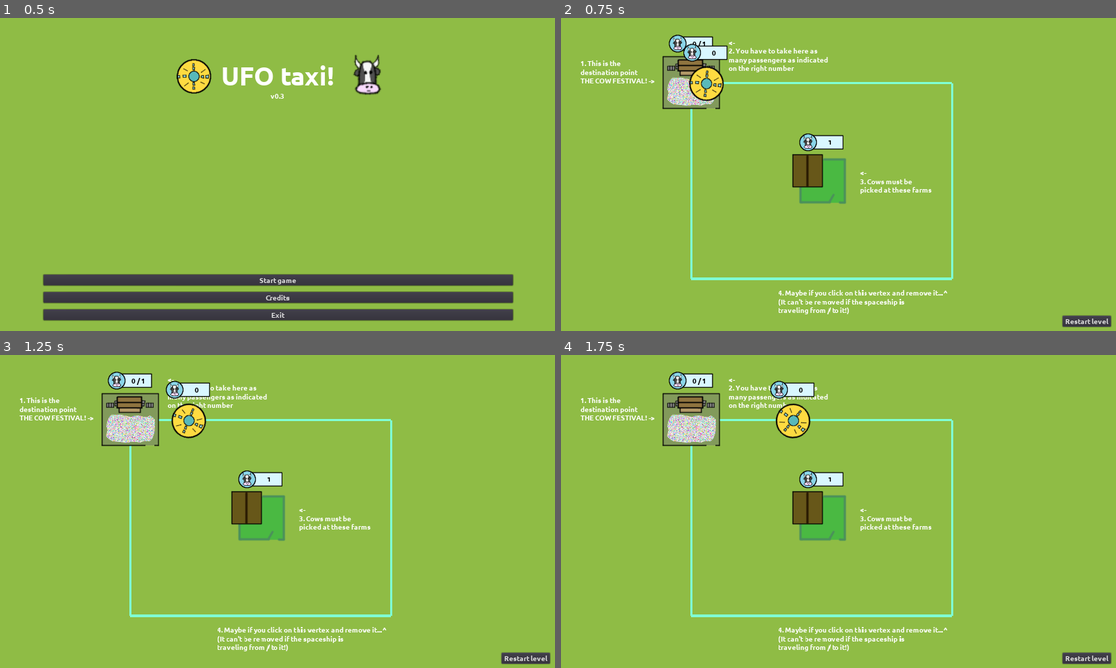
Above: before the commit, frames 1-4 (two rows, left to right).
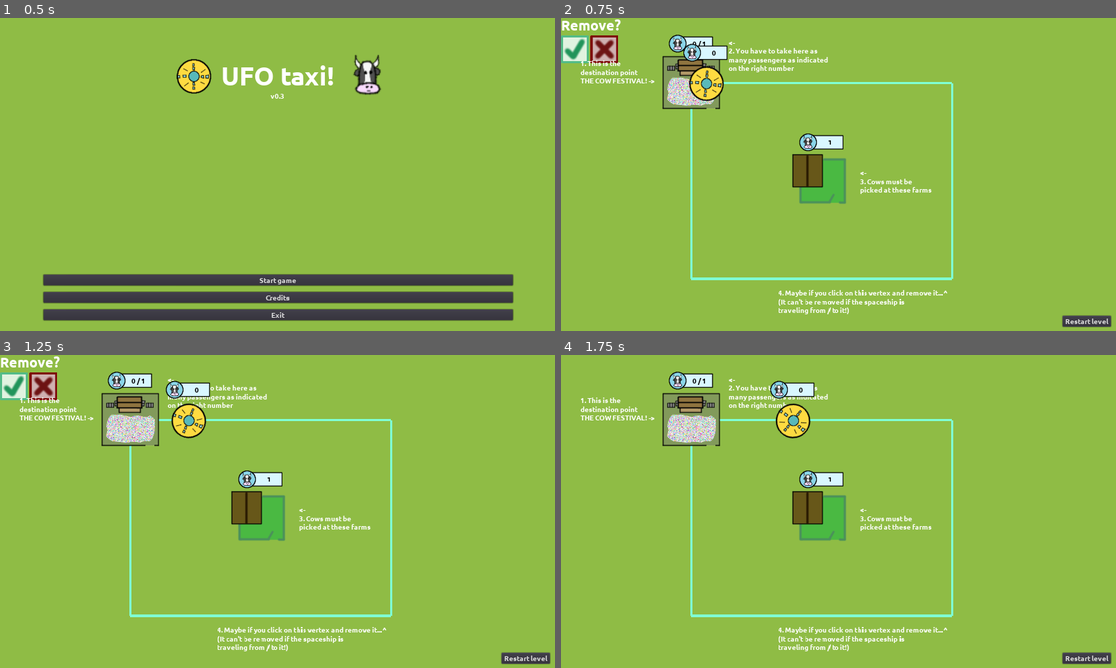
Above: after the commit, the same moments.

Repository: moisesjbc/ufo-taxi
Game: Godot game, scene res://menus/main_menu/main_menu.tscn
Same seed, same stepped clock (60 frames per second), same inputs: the game is played once before the commit and once after it.
Inputs (mouse positions are in pixels of both pictures, inside the frame that each line leads up to):
- Up to frame 1 (0.5 s): no input
- Up to frame 2 (0.75 s): click "Start game" at 0.5 s
- Up to frame 3 (1.25 s): no input
- Up to frame 4 (1.75 s): click (577, 386) at 1.27 s

Frame 1 is identical in both runs. In frame 2, 1.1% of the frame differs, in the area x 0-11%, y 0-15%; in frame 3, 1.1%; in frame 4, nothing differs.
Error after the commit: Invalid call. Nonexistent function 'remove_current_node' in base 'Nil'. (res://gameplay/railtrack/states/node_selected.gd:16)

Commit message:
Node deletion buttons transformed into texture ones

Diff:
--- /dev/null
+++ b/godot-project/gameplay/node_deletion_menu/buttons_container.gd
@@ -0,0 +1,12 @@
+extends VBoxContainer
+
+signal confirmed
+signal cancelled
+
+
+func _on_remove_button_pressed():
+	emit_signal('confirmed')
+
+
+func _on_cancel_button_pressed():
+	emit_signal('cancelled')
--- /dev/null
+++ b/godot-project/gameplay/node_deletion_menu/buttons_container.tscn
@@ -0,0 +1,42 @@
+[gd_scene load_steps=6 format=2]
+
+[ext_resource path="res://gameplay/node_deletion_menu/confirm.png" type="Texture" id=1]
+[ext_resource path="res://gameplay/node_deletion_menu/cancel.png" type="Texture" id=2]
+[ext_resource path="res://gameplay/node_deletion_menu/buttons_container.gd" type="Script" id=3]
+[ext_resource path="res://fonts/Ubuntu-B.ttf" type="DynamicFontData" id=4]
+
+[sub_resource type="DynamicFont" id=1]
+size = 32
+font_data = ExtResource( 4 )
+
+[node name="vbox_container" type="VBoxContainer"]
+margin_right = 40.0
+margin_bottom = 40.0
+script = ExtResource( 3 )
+__meta__ = {
+"_edit_use_anchors_": false
+}
+
+[node name="label" type="Label" parent="."]
+margin_right = 139.0
+margin_bottom = 37.0
+custom_fonts/font = SubResource( 1 )
+text = "Remove?"
+
+[node name="hbox_container" type="HBoxContainer" parent="."]
+margin_top = 41.0
+margin_right = 139.0
+margin_bottom = 105.0
+
+[node name="remove_button" type="TextureButton" parent="hbox_container"]
+margin_right = 64.0
+margin_bottom = 64.0
+texture_normal = ExtResource( 1 )
+
+[node name="cancel_button" type="TextureButton" parent="hbox_container"]
+margin_left = 68.0
+margin_right = 132.0
+margin_bottom = 64.0
+texture_normal = ExtResource( 2 )
+[connection signal="pressed" from="hbox_container/remove_button" to="." method="_on_remove_button_pressed"]
+[connection signal="pressed" from="hbox_container/cancel_button" to="." method="_on_cancel_button_pressed"]
--- a/godot-project/gameplay/railtrack/railtrack.tscn
+++ b/godot-project/gameplay/railtrack/railtrack.tscn
@@ -1,9 +1,10 @@
-[gd_scene load_steps=5 format=2]
+[gd_scene load_steps=6 format=2]
 
 [ext_resource path="res://gameplay/railtrack/railtrack.gd" type="Script" id=1]
 [ext_resource path="res://gameplay/railtrack/states/selection.gd" type="Script" id=2]
 [ext_resource path="res://gameplay/railtrack/states/node_selected.gd" type="Script" id=3]
 [ext_resource path="res://gameplay/railtrack/states/edge_selected.gd" type="Script" id=4]
+[ext_resource path="res://gameplay/node_deletion_menu/buttons_container.tscn" type="PackedScene" id=5]
 
 [node name="railtrack" type="Node2D"]
 script = ExtResource( 1 )
@@ -16,29 +17,9 @@
 [node name="node_selected" type="Node" parent="states"]
 script = ExtResource( 3 )
 
-[node name="buttons_container" type="VBoxContainer" parent="states/node_selected"]
-visible = false
-margin_right = 40.0
-margin_bottom = 40.0
-__meta__ = {
-"_edit_use_anchors_": false
-}
-
-[node name="remove_button" type="Button" parent="states/node_selected/buttons_container"]
-margin_right = 64.0
-margin_bottom = 20.0
-text = "Remove"
-__meta__ = {
-"_edit_use_anchors_": false
-}
-
-[node name="cancel_button" type="Button" parent="states/node_selected/buttons_container"]
-margin_top = 24.0
-margin_right = 64.0
-margin_bottom = 44.0
-text = "Cancel"
+[node name="node_deletion_menu" parent="states/node_selected" instance=ExtResource( 5 )]
 
 [node name="edge_selected" type="Node2D" parent="states"]
 script = ExtResource( 4 )
-[connection signal="pressed" from="states/node_selected/buttons_container/remove_button" to="states/node_selected" method="_on_remove_button_pressed"]
-[connection signal="pressed" from="states/node_selected/buttons_container/cancel_button" to="states/node_selected" method="_on_cancel_button_pressed"]
+[connection signal="cancelled" from="states/node_selected/node_deletion_menu" to="states/node_selected" method="_on_node_deletion_menu_cancelled"]
+[connection signal="confirmed" from="states/node_selected/node_deletion_menu" to="states/node_selected" method="_on_node_deletion_menu_confirmed"]
--- a/godot-project/gameplay/railtrack/states/node_selected.gd
+++ b/godot-project/gameplay/railtrack/states/node_selected.gd
@@ -3,20 +3,20 @@
 var railtrack = null
 
 func start():
-	$buttons_container.visible = true
+	$node_deletion_menu.visible = true
 	var vertex_pos = railtrack.to_global(railtrack.nodes[railtrack.current_node])
 	if vertex_pos.y < 600:
-		$buttons_container.set_global_position(vertex_pos + Vector2(0, 15))
+		$node_deletion_menu.set_global_position(vertex_pos + Vector2(0, 15))
 	else:
-		$buttons_container.set_global_position(vertex_pos + Vector2(0, -80))
+		$node_deletion_menu.set_global_position(vertex_pos + Vector2(0, -80))
 
 
-func _on_remove_button_pressed():
-	$buttons_container.visible = false
+func _on_node_deletion_menu_confirmed():
+	$node_deletion_menu.visible = false
 	railtrack.remove_current_node()
 	railtrack.change_state("selection")
 
 
-func _on_cancel_button_pressed():
-	$buttons_container.visible = false
+func _on_node_deletion_menu_cancelled():
+	$node_deletion_menu.visible = false
 	railtrack.change_state("selection")
Binary file added: godot-project/gameplay/node_deletion_menu/cancel.png
Not shown, added: godot-project/gameplay/node_deletion_menu/cancel.png.import
Binary file added: godot-project/gameplay/node_deletion_menu/confirm.png
Not shown, added: godot-project/gameplay/node_deletion_menu/confirm.png.import
Not shown, added: design/buttons/cancel.xcf
Not shown, added: design/buttons/confirm.xcf
